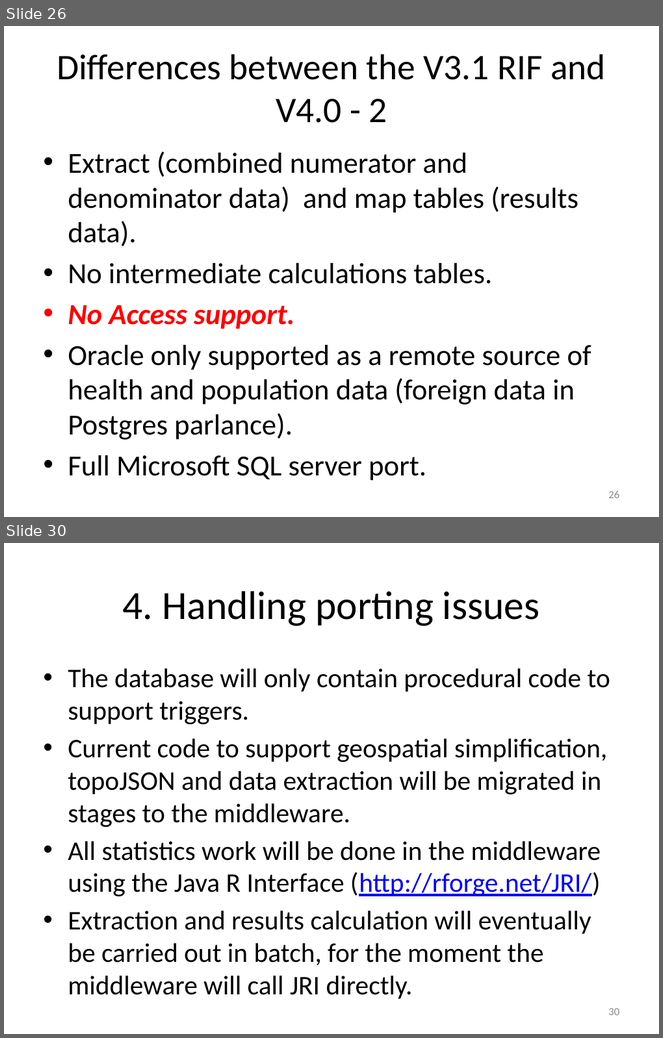
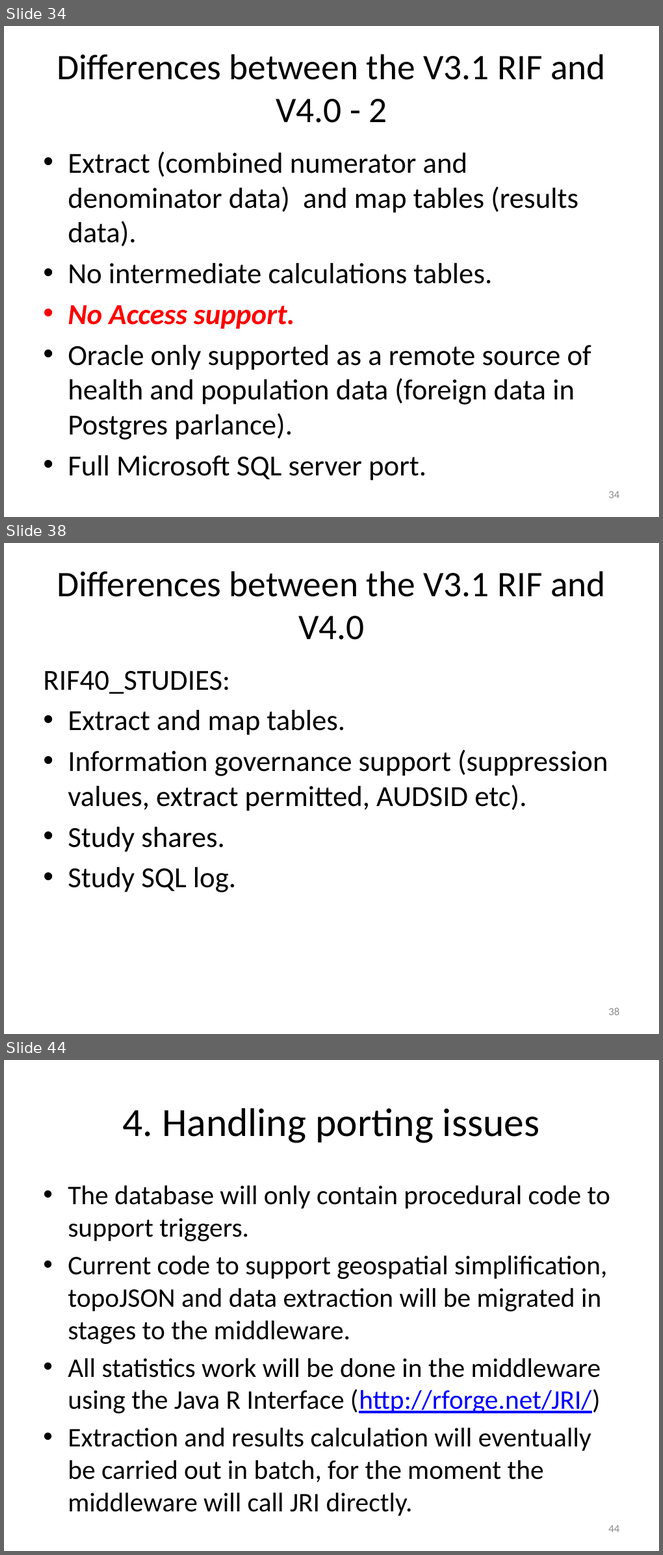
Before and after one commit to smallAreaHealthStatisticsUnit/rapidInquiryFacility, a slide deck: rifDatabase/RIF database.pptx. Shown one above the other, each under a label of ours: slides 26 and 30 before the commit, slides 34, 38 and 44 after it; the slides between them are not shown. The pictures are 663x1038 and 663x1555 pixels, drawn with LibreOffice and Linux fonts; fonts in the diff are those of the drawing. Boxes give left, top, right and bottom in pixels: in the first picture for what was removed or moved away, otherwise in the second. Text is boxed around its words. In the diff, an @@ line names an element or a change of style, - is before the commit and + after.

```diff
--- a/rifDatabase/RIF database.pptx
+++ b/rifDatabase/RIF database.pptx
@@ slide 38 added at (4, 543, 659, 1034), background #FFFFFF @@
@@ title added at (57, 571, 606, 640), 39.6 pt, text #000000 @@
+Differences between the V3.1 RIF and V4.0
@@ text added at (43, 671, 608, 893), 32 pt, text #000000 @@
+RIF40_STUDIES:
+• Extract and map tables.
+• Information governance support (suppression values, extract permitted, AUDSID etc).
+• Study shares.
+• Study SQL log.
@@ page number added at (608, 1008, 620, 1016), 12 pt, text #8C8C8C @@
+38
@@ what was slide 26 is now slide 34 @@
@@ page number at (608, 491, 620, 499): text changed @@
-26
+34
@@ what was slide 30 is now slide 44 @@
@@ page number at (608, 1525, 620, 1533): text changed @@
-30
+44
```
Also in this commit, not shown: 8 slides changed, 13 other slides added, 1 other file.
